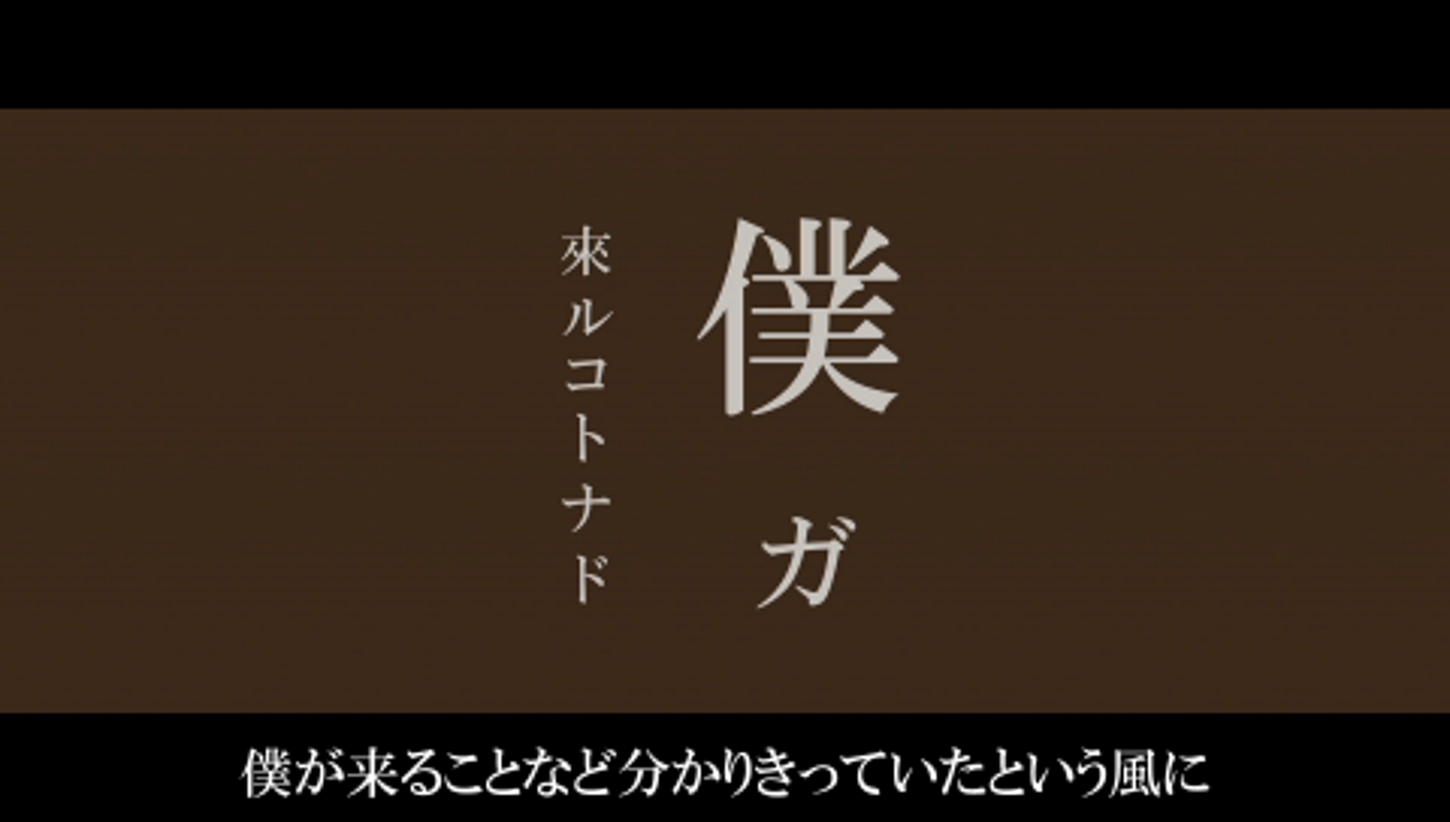
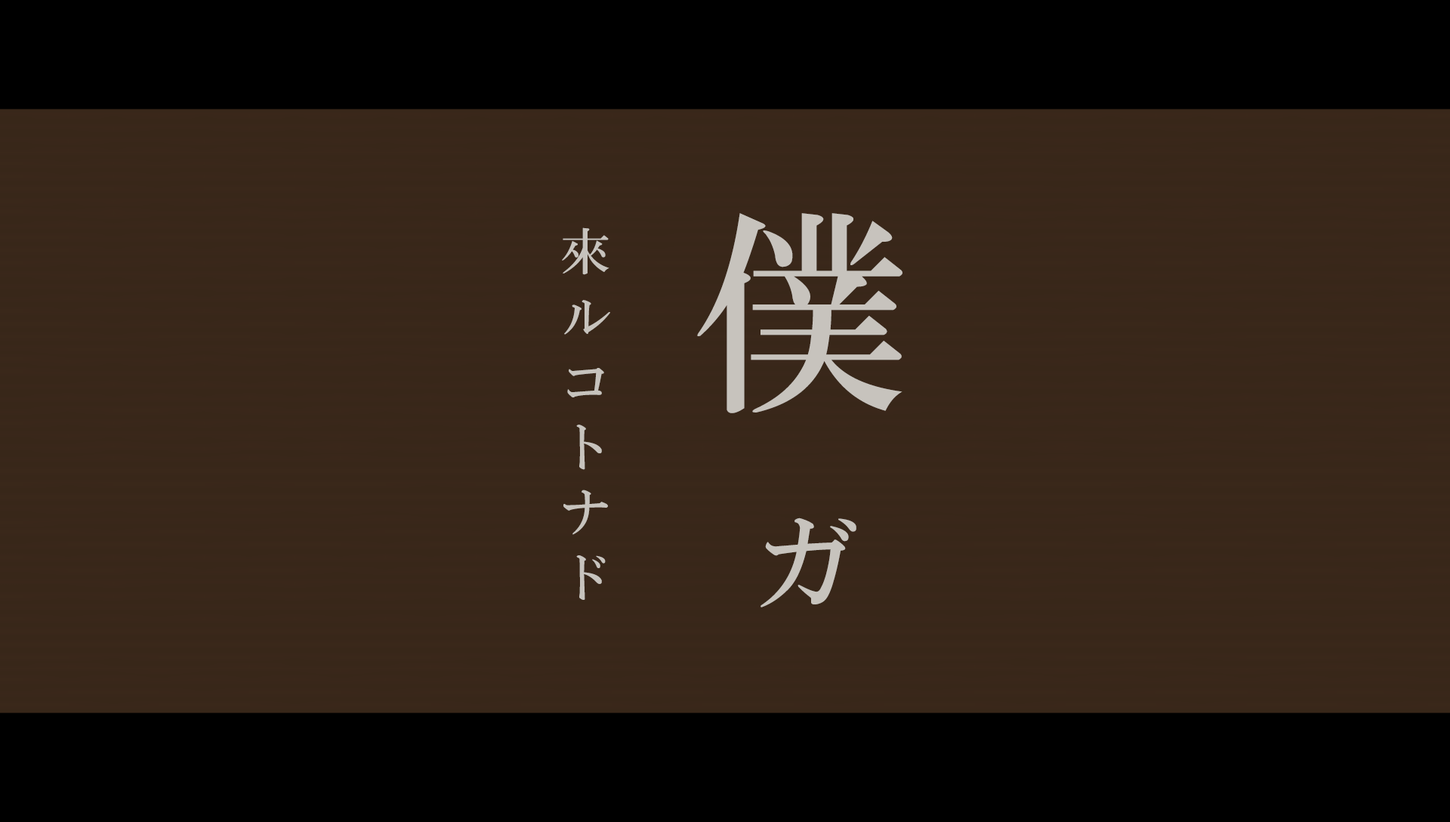
Two versions of the same layered image (1450px x 822px). Layer-by-layer changes:
added layer "來ルコトナド" above "僕" over [561, 227, 611, 600]
added layer "僕" above "ガ" over [697, 212, 903, 414]
added layer "ガ" above "Layer 2" over [760, 517, 857, 608]
showed "Layer 2" over [0, 107, 1450, 799]
